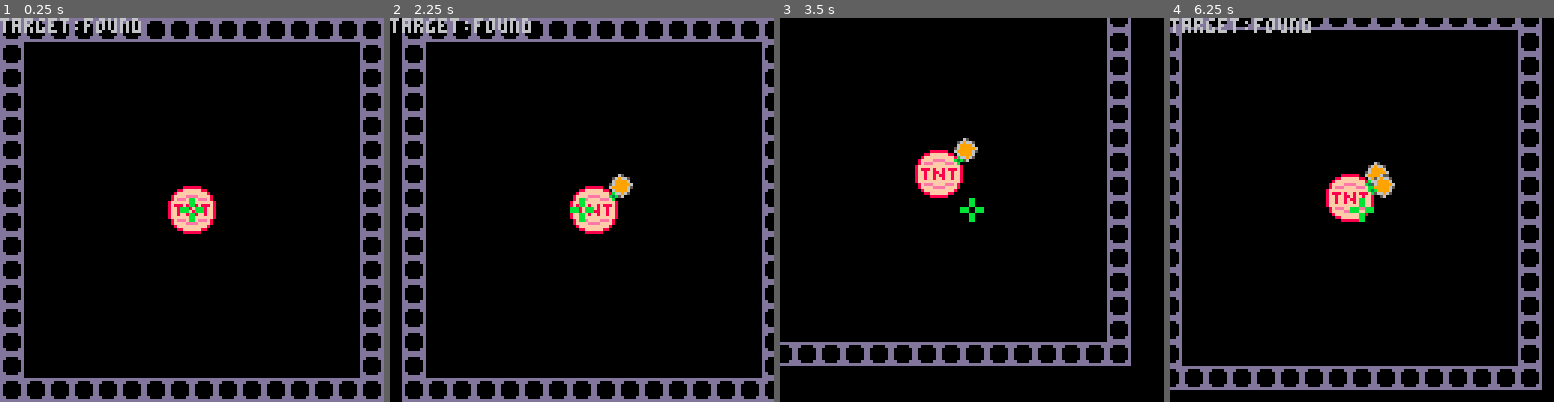
Above: before the commit, frames 1-4 (left to right).
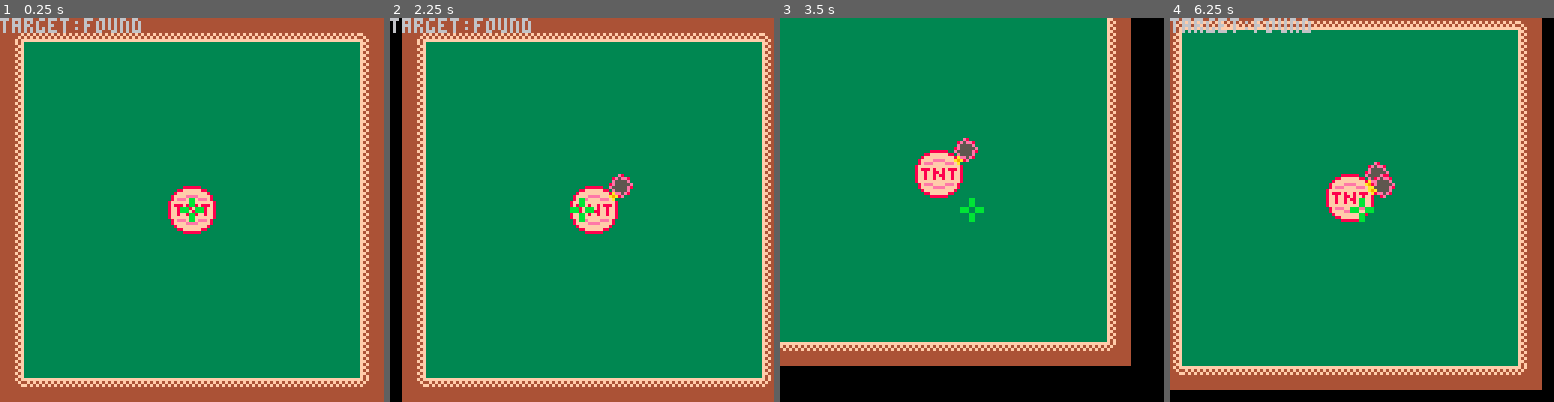
Above: after the commit, the same moments.

Repository: chromex/gamejaming
Game: PICO-8 cartridge wsu25/untitled.p8
Same seed, same stepped clock (60 frames per second), same inputs: the game is played once before the commit and once after it.
Inputs:
- Up to frame 1 (0.25 s): no input
- Up to frame 2 (2.25 s): tap X (X key) at 1.07, 2.07 s; hold Left from 1.97 s (still down)
- Up to frame 3 (3.5 s): release Left at 2.37 s; tap X (X key) every 0.33 s from 2.4 to 3.4 s; hold Down 2.42-2.82 s; hold Right from 2.87 s (still down)
- Up to frame 4 (6.25 s): release Right at 3.53 s; hold Up 3.58-4.08 s; tap X (X key) every 0.33 s from 3.73 to 6.07 s; hold Right 4.13-4.53 s; hold Down 4.58-5.08 s; hold Left 5.13-5.8 s; hold Up 5.85-6.18 s; hold Left from 6.23 s (still down)

The runs differ from the first frame. In frame 1, 98% of the frame differs, in the area x 0-100%, y 0-100%; in frame 2, 95%; in frame 3, 81%; in frame 4, 92%.

Commit message:
visual pass

Diff:
--- a/wsu25/untitled.p8
+++ b/wsu25/untitled.p8
@@ -214,39 +214,36 @@
 	states[gstate][2]()
 end
 __gfx__
-000bb000dddddddd555555550b000000000000000000000000000000000000000000000000000000000650000000000000000888888000000000000000000000
-000bb000dd0000dd55555555b3b00000000000000000000000000000000000000000000000000000056966500000000000088ffffff880000000000000000000
-000bb000d000000d555555550b0000000000000000000000000000000000000000000000000000000699996000000000008ffffffffff8000000066600000000
-bbb00bbbd000000d5555555500000000000000000000000000000000000000000000000000000000569999960000000008ffffeeeeffff800000677700000000
-bbb00bbbd000000d5555555500000000000000000000000000000000000000000000000000000000699999650000000008feeeffffeeef800006777700000000
-000bb000d000000d555555550000000000000000000000000000000000000000000000000000000006999960000000008ffffffffffffff80067777700000000
-000bb000dd0000dd555555550000000000000000000000000000000000000000000000000000000005669650000000008f888f8ff8f888f80067777700000000
-000bb000dddddddd555555550000000000000000000000000000000000000000000000000000000000056000000000008ff8ff88f8ff8ff80067777700000000
-0000000000000000000000000000000000000000000000000000000000000000000000000000000000000000000000008ff8ff8f88ff8ff80000000000000000
-0000000000000000000000000000000000000000000000000000000000000000000000000000000000000000000000008ff8ff8ff8ff8ff80000000000000000
-0000000000000000000000000000000000000000000000000000000000000000000000000000000000000000000000008ffffffffffffff80000000000000000
-00000000000000000000000000000000000000000000000000000000000000000000000000000000000000000000000008feeeffffeeef800000000000000000
-00000000000000000000000000000000000000000000000000000000000000000000000000000000000000000000000008ffffeeeeffff800000000000000000
-000000000000000000000000000000000000000000000000000000000000000000000000000000000000000000000000008ffffffffff8000000000000000000
-00000000000000000000000000000000000000000000000000000000000000000000000000000000000000000000000000088ffffff880000000000000000000
-00000000000000000000000000000000000000000000000000000000000000000000000000000000000000000000000000000888888000000000000000000000
-__gff__
-0001000000000000000000000000000000000000000000000000000000000000000000000000000000000000000000000000000000000000000000000000000000000000000000000000000000000000000000000000000000000000000000000000000000000000000000000000000000000000000000000000000000000000
-0000000000000000000000000000000000000000000000000000000000000000000000000000000000000000000000000000000000000000000000000000000000000000000000000000000000000000000000000000000000000000000000000000000000000000000000000000000000000000000000000000000000000000
+000bb00044444444333333330a000000000000000000000000000000000000000000000000000000000e80000000000000000888888000000000000000000000
+000bb0004444444433333333a9a0000000000000000000000000000000000000000000000000000008e5ee800000000000088ffffff880000000000000000000
+000bb00044444444333333330a0000000000000000000000000000000000000000000000000000000e5555e000000000008ffffffffff8000000066600000000
+bbb00bbb4444444433333333000000000000000000000000000000000000000000000000000000008e55555e0000000008ffffeeeeffff800000677700000000
+bbb00bbb444444443333333300000000000000000000000000000000000000000000000000000000e55555e80000000008feeeffffeeef800006777700000000
+000bb0004f4f4f4f33333333000000000000000000000000000000000000000000000000000000000e5555e0000000008ffffffffffffff80067777700000000
+000bb000f4f4f4f4333333330000000000000000000000000000000000000000000000000000000008ee5e80000000008f888f8ff8f888f80067777700000000
+000bb000ffffffff33333333000000000000000000000000000000000000000000000000000000000008e000000000008ff8ff88f8ff8ff80067777700000000
+44444f4fffffffffff444444444444444444444444444f4ff4f4444400000000000000000000000000000000000000008ff8ff8f88ff8ff80000000000000000
+444444ff4f4f4f4ff4f444444444444444444444444444f44f44444400000000000000000000000000000000000000008ff8ff8ff8ff8ff80000000000000000
+44444f4ff4f4f4f4ff44444444444444444444444444444ff444444400000000000000000000000000000000000000008ffffffffffffff80000000000000000
+444444ff44444444f4f4444444444444444444444444444444444444000000000000000000000000000000000000000008feeeffffeeef800000000000000000
+44444f4f44444444ff44444444444444444444444444444444444444000000000000000000000000000000000000000008ffffeeeeffff800000000000000000
+444444ff44444444f4f44444f44444444444444f44444444444444440000000000000000000000000000000000000000008ffffffffff8000000000000000000
+44444f4f44444444ff4444444f444444444444f44444444444444444000000000000000000000000000000000000000000088ffffff880000000000000000000
+444444ff44444444f4f44444f4f4444444444f4f4444444444444444000000000000000000000000000000000000000000000888888000000000000000000000
 __map__
-0101010101010101010101010101010100000000000000000000000000000000000000000000000000000000000000000000000000000000000000000000000000000000000000000000000000000000000000000000000000000000000000000000000000000000000000000000000000000000000000000000000000000000
-0100000000000000000000000000000100000000000000000000000000000000000000000000000000000000000000000000000000000000000000000000000000000000000000000000000000000000000000000000000000000000000000000000000000000000000000000000000000000000000000000000000000000000
-0100000000000000000000000000000100000000000000000000000000000000000000000000000000000000000000000000000000000000000000000000000000000000000000000000000000000000000000000000000000000000000000000000000000000000000000000000000000000000000000000000000000000000
-0100000000000000000000000000000100000000000000000000000000000000000000000000000000000000000000000000000000000000000000000000000000000000000000000000000000000000000000000000000000000000000000000000000000000000000000000000000000000000000000000000000000000000
-0100000000000000000000000000000100000000000000000000000000000000000000000000000000000000000000000000000000000000000000000000000000000000000000000000000000000000000000000000000000000000000000000000000000000000000000000000000000000000000000000000000000000000
-0100000000000000000000000000000100000000000000000000000000000000000000000000000000000000000000000000000000000000000000000000000000000000000000000000000000000000000000000000000000000000000000000000000000000000000000000000000000000000000000000000000000000000
-0100000000000000000000000000000100000000000000000000000000000000000000000000000000000000000000000000000000000000000000000000000000000000000000000000000000000000000000000000000000000000000000000000000000000000000000000000000000000000000000000000000000000000
-0100000000000000000000000000000100000000000000000000000000000000000000000000000000000000000000000000000000000000000000000000000000000000000000000000000000000000000000000000000000000000000000000000000000000000000000000000000000000000000000000000000000000000
-0100000000000000000000000000000100000000000000000000000000000000000000000000000000000000000000000000000000000000000000000000000000000000000000000000000000000000000000000000000000000000000000000000000000000000000000000000000000000000000000000000000000000000
-0100000000000000000000000000000100000000000000000000000000000000000000000000000000000000000000000000000000000000000000000000000000000000000000000000000000000000000000000000000000000000000000000000000000000000000000000000000000000000000000000000000000000000
-0100000000000000000000000000000100000000000000000000000000000000000000000000000000000000000000000000000000000000000000000000000000000000000000000000000000000000000000000000000000000000000000000000000000000000000000000000000000000000000000000000000000000000
-0100000000000000000000000000000100000000000000000000000000000000000000000000000000000000000000000000000000000000000000000000000000000000000000000000000000000000000000000000000000000000000000000000000000000000000000000000000000000000000000000000000000000000
-0100000000000000000000000000000100000000000000000000000000000000000000000000000000000000000000000000000000000000000000000000000000000000000000000000000000000000000000000000000000000000000000000000000000000000000000000000000000000000000000000000000000000000
-0100000000000000000000000000000100000000000000000000000000000000000000000000000000000000000000000000000000000000000000000000000000000000000000000000000000000000000000000000000000000000000000000000000000000000000000000000000000000000000000000000000000000000
-0100000000000000000000000000000100000000000000000000000000000000000000000000000000000000000000000000000000000000000000000000000000000000000000000000000000000000000000000000000000000000000000000000000000000000000000000000000000000000000000000000000000000000
-0101010101010101010101010101010100000000000000000000000000000000000000000000000000000000000000000000000000000000000000000000000000000000000000000000000000000000000000000000000000000000000000000000000000000000000000000000000000000000000000000000000000000000
+1401010101010101010101010101011300000000000000000000000000000000000000000000000000000000000000000000000000000000000000000000000000000000000000000000000000000000000000000000000000000000000000000000000000000000000000000000000000000000000000000000000000000000
+1002020202020202020202020202021200000000000000000000000000000000000000000000000000000000000000000000000000000000000000000000000000000000000000000000000000000000000000000000000000000000000000000000000000000000000000000000000000000000000000000000000000000000
+1002020202020202020202020202021200000000000000000000000000000000000000000000000000000000000000000000000000000000000000000000000000000000000000000000000000000000000000000000000000000000000000000000000000000000000000000000000000000000000000000000000000000000
+1002020202020202020202020202021200000000000000000000000000000000000000000000000000000000000000000000000000000000000000000000000000000000000000000000000000000000000000000000000000000000000000000000000000000000000000000000000000000000000000000000000000000000
+1002020202020202020202020202021200000000000000000000000000000000000000000000000000000000000000000000000000000000000000000000000000000000000000000000000000000000000000000000000000000000000000000000000000000000000000000000000000000000000000000000000000000000
+1002020202020202020202020202021200000000000000000000000000000000000000000000000000000000000000000000000000000000000000000000000000000000000000000000000000000000000000000000000000000000000000000000000000000000000000000000000000000000000000000000000000000000
+1002020202020202020202020202021200000000000000000000000000000000000000000000000000000000000000000000000000000000000000000000000000000000000000000000000000000000000000000000000000000000000000000000000000000000000000000000000000000000000000000000000000000000
+1002020202020202020202020202021200000000000000000000000000000000000000000000000000000000000000000000000000000000000000000000000000000000000000000000000000000000000000000000000000000000000000000000000000000000000000000000000000000000000000000000000000000000
+1002020202020202020202020202021200000000000000000000000000000000000000000000000000000000000000000000000000000000000000000000000000000000000000000000000000000000000000000000000000000000000000000000000000000000000000000000000000000000000000000000000000000000
+1002020202020202020202020202021200000000000000000000000000000000000000000000000000000000000000000000000000000000000000000000000000000000000000000000000000000000000000000000000000000000000000000000000000000000000000000000000000000000000000000000000000000000
+1002020202020202020202020202021200000000000000000000000000000000000000000000000000000000000000000000000000000000000000000000000000000000000000000000000000000000000000000000000000000000000000000000000000000000000000000000000000000000000000000000000000000000
+1002020202020202020202020202021200000000000000000000000000000000000000000000000000000000000000000000000000000000000000000000000000000000000000000000000000000000000000000000000000000000000000000000000000000000000000000000000000000000000000000000000000000000
+1002020202020202020202020202021200000000000000000000000000000000000000000000000000000000000000000000000000000000000000000000000000000000000000000000000000000000000000000000000000000000000000000000000000000000000000000000000000000000000000000000000000000000
+1002020202020202020202020202021200000000000000000000000000000000000000000000000000000000000000000000000000000000000000000000000000000000000000000000000000000000000000000000000000000000000000000000000000000000000000000000000000000000000000000000000000000000
+1002020202020202020202020202021200000000000000000000000000000000000000000000000000000000000000000000000000000000000000000000000000000000000000000000000000000000000000000000000000000000000000000000000000000000000000000000000000000000000000000000000000000000
+1511111111111111111111111111111600000000000000000000000000000000000000000000000000000000000000000000000000000000000000000000000000000000000000000000000000000000000000000000000000000000000000000000000000000000000000000000000000000000000000000000000000000000
Not shown, changed: wsu25/plan.md
